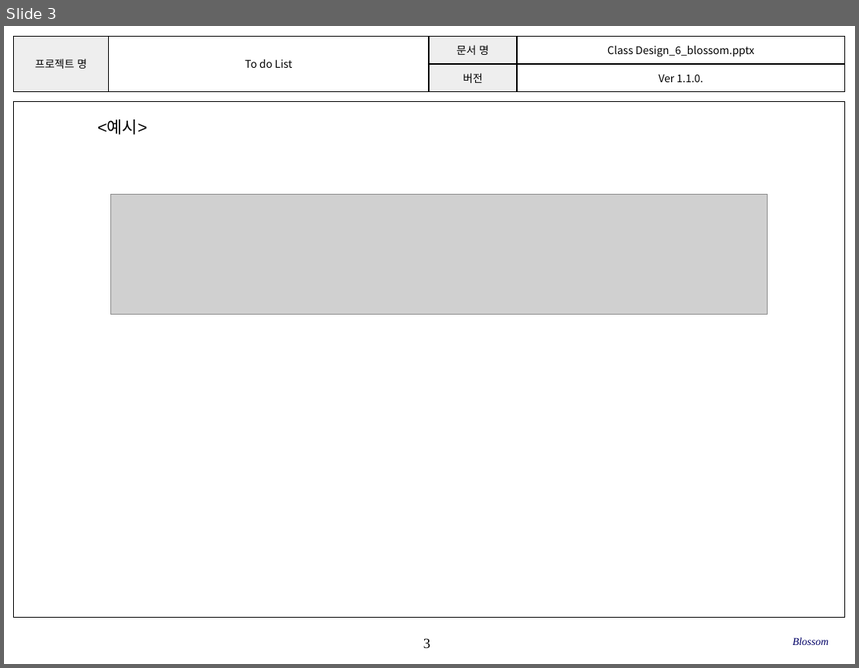
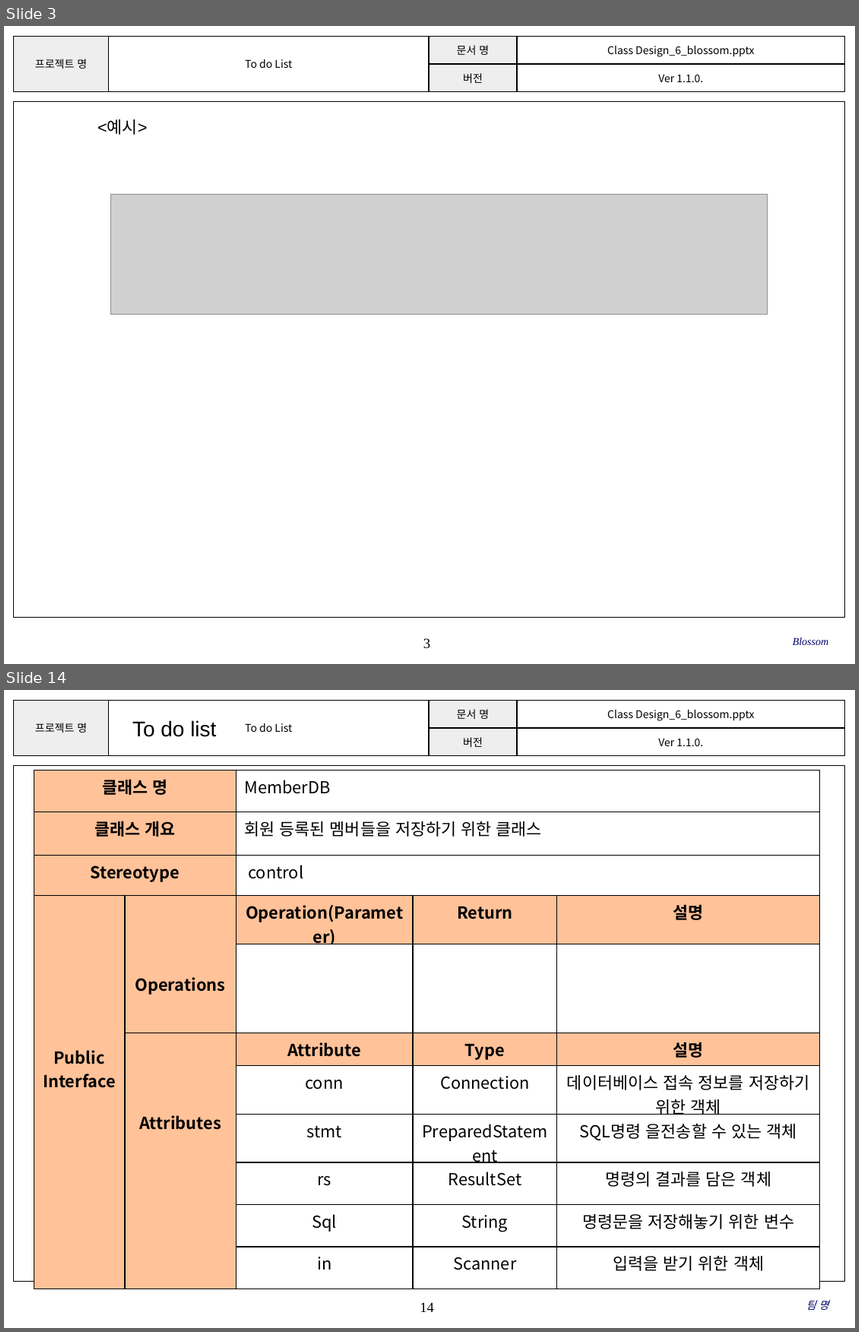
Before and after one commit to SE-admin/SE2017_6_blossom, a slide deck: doc/3_ 설계서/Class Design_6_blossom.pptx. Shown one above the other, each under a label of ours: slide 3 before the commit, slides 3 and 14 after it; the slides between them are not shown. The pictures are 859x668 and 859x1332 pixels, drawn with LibreOffice and Linux fonts; fonts in the diff are those of the drawing; grey boxes stand for pictures; background and template pictures are left out. Boxes give left, top, right and bottom in pixels: in the first picture for what was removed or moved away, otherwise in the second. Text is boxed around its words. In the diff, an @@ line names an element or a change of style, - is before the commit and + after.

Commit message:
2017-05-25   Ver 1.2.0.   Stereotype의 Entity와 Control클래스 전체 추가   황은선

```diff
--- a/doc/3_ 설계서/Class Design_6_blossom.pptx
+++ b/doc/3_ 설계서/Class Design_6_blossom.pptx
@@ slide 14 added at [4, 690, 855, 1328], background #FFFFFF; not listed: 3 template elements that a slide beside it also shows @@
@@ text added at [132, 720, 216, 737], 18 pt, text #000000 @@
+To do list
@@ table added at [34, 770, 820, 1274], 11 rows, 5 columns @@
+클래스 명 |  | MemberDB |  | 
+클래스 개요 |  | 회원 등록된 멤버들을 저장하기 위한 클래스 |  | 
+Stereotype |  | control |  | 
+Public / Interface | Operations | Operation(Parameter) | Return | 설명
+ |  |  |  | 
+ | Attributes | Attribute | Type | 설명
+ |  | conn | Connection | 데이터베이스 접속 정보를 저장하기 위한 객체
+ |  | stmt | PreparedStatement | SQL명령 을전송할 수 있는 객체
+ |  | rs | ResultSet | 명령의 결과를 담은 객체
+ |  | Sql | String | 명령문을 저장해놓기 위한 변수
+ |  | in | Scanner | 입력을 받기 위한 객체
@@ text added at [807, 1301, 829, 1310], 9 pt, text #000066, italic @@
+팀 명
```
Also in this commit, not shown: 9 slides changed, 12 other slides added.
